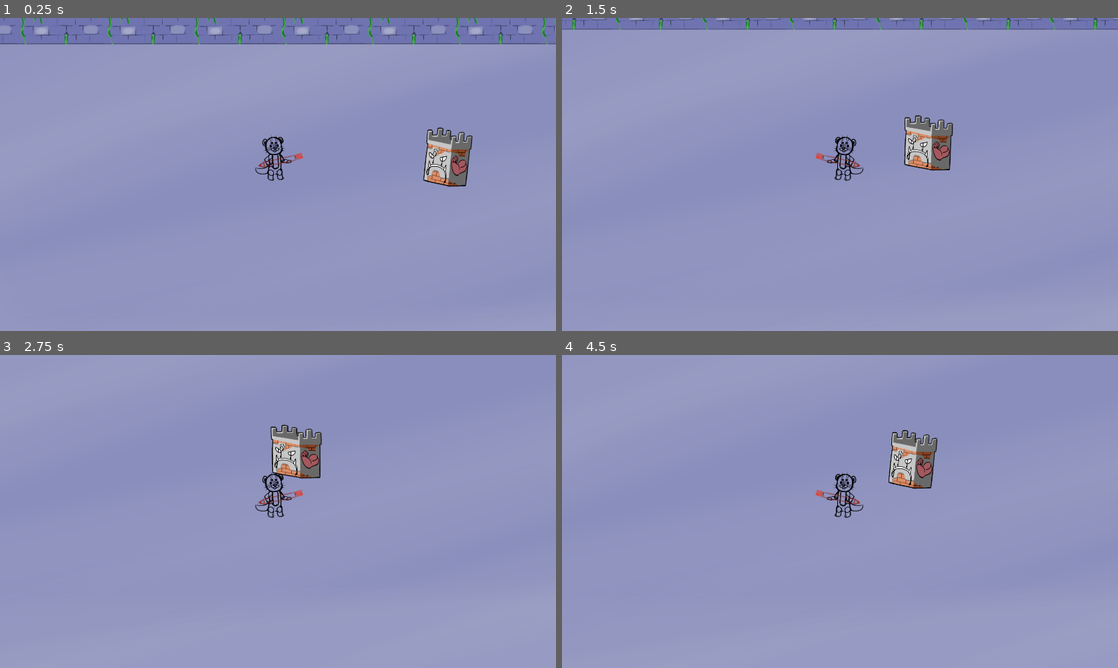
Above: before the commit, frames 1-4 (two rows, left to right).
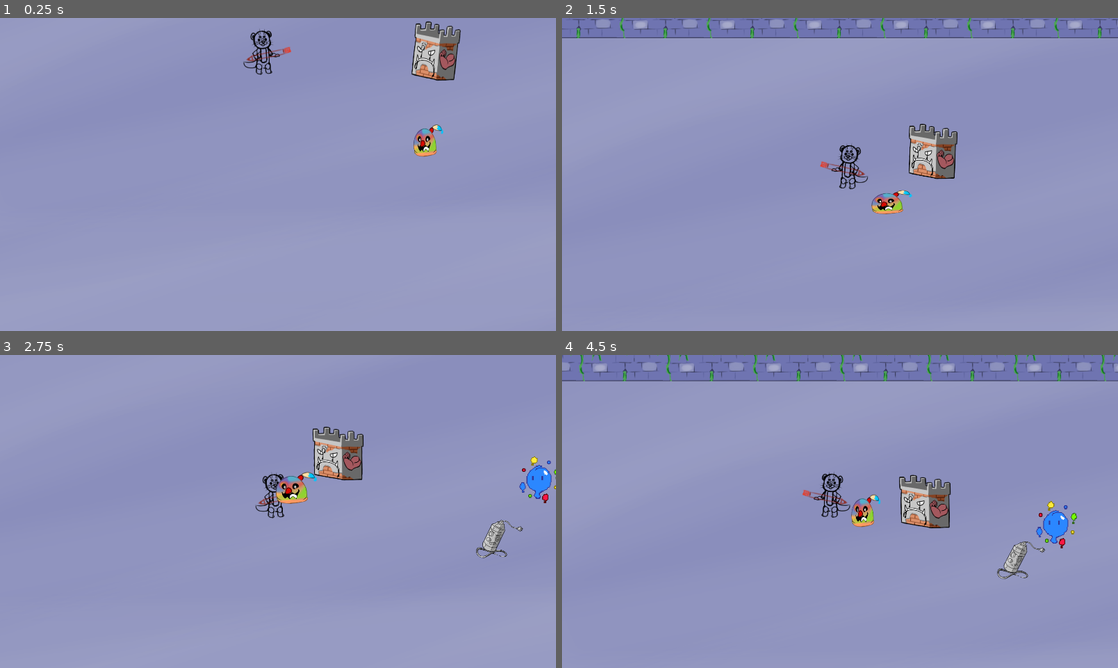
Above: after the commit, the same moments.

Repository: DrOtter3000/ctrlottdelete
Game: Godot game, scene res://Levels/level_template.tscn
Same seed, same stepped clock (60 frames per second), same inputs: the game is played once before the commit and once after it. The engine's default icon, where the game draws it, is replaced by a stand-in: a white triangle on a blue panel in a dark square.
Inputs (mouse positions are in pixels of both pictures, inside the frame that each line leads up to):
- Up to frame 1 (0.25 s): no input
- Up to frame 2 (1.5 s): move the mouse to (962, 158) at 0.52 s; hold D (right) 0.53-1.28 s; click (962, 158) at 0.6 s; move the mouse to (728, 190) at 1.27 s; hold S (down) from 1.28 s (still down); click (728, 190) at 1.35 s
- Up to frame 3 (2.75 s): move the mouse to (333, 442) at 2.02 s; release S (down) at 2.03 s; hold D (right) from 2.03 s (still down); click (333, 442) at 2.1 s
- Up to frame 4 (4.5 s): move the mouse to (812, 574) at 2.77 s; release D (right) at 2.78 s; hold W (up) 2.78-3.53 s; click (812, 574) at 2.85 s; move the mouse to (1006, 558) at 3.52 s; hold A (left) from 3.53 s (still down); click (1006, 558) at 3.6 s; move the mouse to (673, 464) at 4.27 s; click (673, 464) at 4.35 s

The runs differ from the first frame. In frame 1, 11% of the frame differs, in the area x 0-100%, y 0-54%; in frame 2, 6.7%; in frame 3, 3.9%; in frame 4, 12%, in the area x 0-100%, y 0-72%.

Commit message:
add smooth cam

Diff:
--- a/Levels/level_template.tscn
+++ b/Levels/level_template.tscn
@@ -11,7 +11,10 @@
 [ext_resource type="Texture2D" uid="uid://doqtfmi7eo6l0" path="res://Assets/Walls/corner bottom right.png" id="8_xn3eu"]
 [ext_resource type="PackedScene" uid="uid://bs6g4f5armbr5" path="res://Levels/Corners/Corner_left_base.tscn" id="9_tn10n"]
 [ext_resource type="PackedScene" uid="uid://dtqqnb25817a4" path="res://Levels/Corners/corner_right_base.tscn" id="10_3yyyk"]
+[ext_resource type="PackedScene" uid="uid://ci1qsvtsxlli0" path="res://Enemies/Slime/slime.tscn" id="11_y2bag"]
 [ext_resource type="PackedScene" uid="uid://cwiyh5qtpd6va" path="res://Enemies/PermanentMarker/permanent_marker.tscn" id="12_arhgy"]
+[ext_resource type="PackedScene" uid="uid://bgtl76tcow4mf" path="res://Enemies/PaintElemental/paint_elemental.tscn" id="14_ik00b"]
+[ext_resource type="PackedScene" uid="uid://b5koxic5kip0l" path="res://Enemies/Kamikaze/kamikaze.tscn" id="15_5rqsb"]
 
 [sub_resource type="RectangleShape2D" id="RectangleShape2D_bpgky"]
 size = Vector2(4799, 47)
@@ -272,4 +275,13 @@
 [node name="PermanentMarker" parent="." instance=ExtResource("12_arhgy")]
 position = Vector2(3000, 450)
 
+[node name="Slime" parent="." instance=ExtResource("11_y2bag")]
+position = Vector2(3000, 750)
+
+[node name="Paint Elemental" parent="." instance=ExtResource("14_ik00b")]
+position = Vector2(4050, 600)
+
+[node name="Kamikaze" parent="." instance=ExtResource("15_5rqsb")]
+position = Vector2(3900, 900)
+
 [connection signal="timeout" from="LevelGenerationTimer" to="." method="_on_level_generation_timer_timeout"]
--- a/Player/player.tscn
+++ b/Player/player.tscn
@@ -18,6 +18,7 @@
 melee_attack_scene = ExtResource("2_fckat")
 
 [node name="Camera2D" type="Camera2D" parent="."]
+position_smoothing_enabled = true
 
 [node name="PlayerColission" type="CollisionShape2D" parent="."]
 position = Vector2(0, -54)
Not shown: 1 places in Levels/level_template.tscn that only renumber resources
